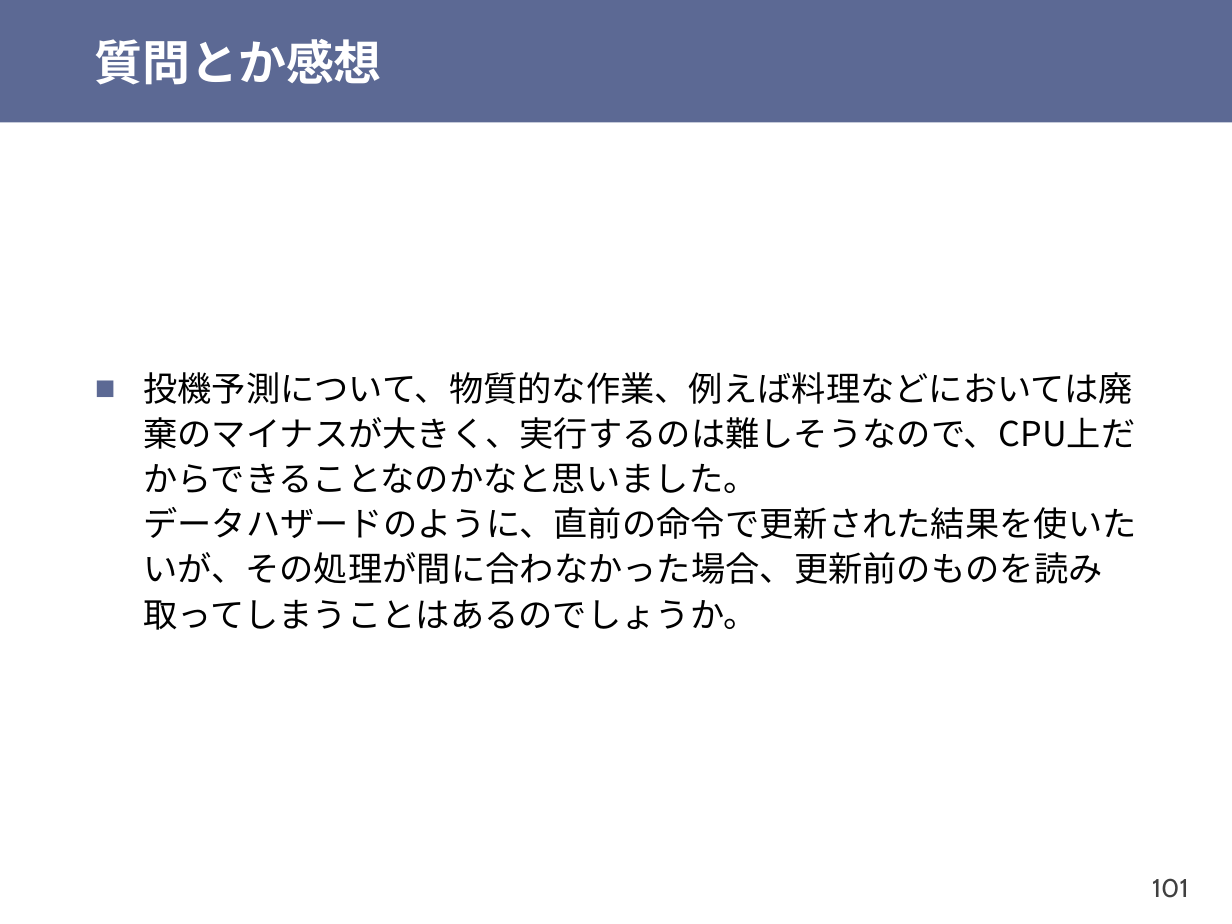
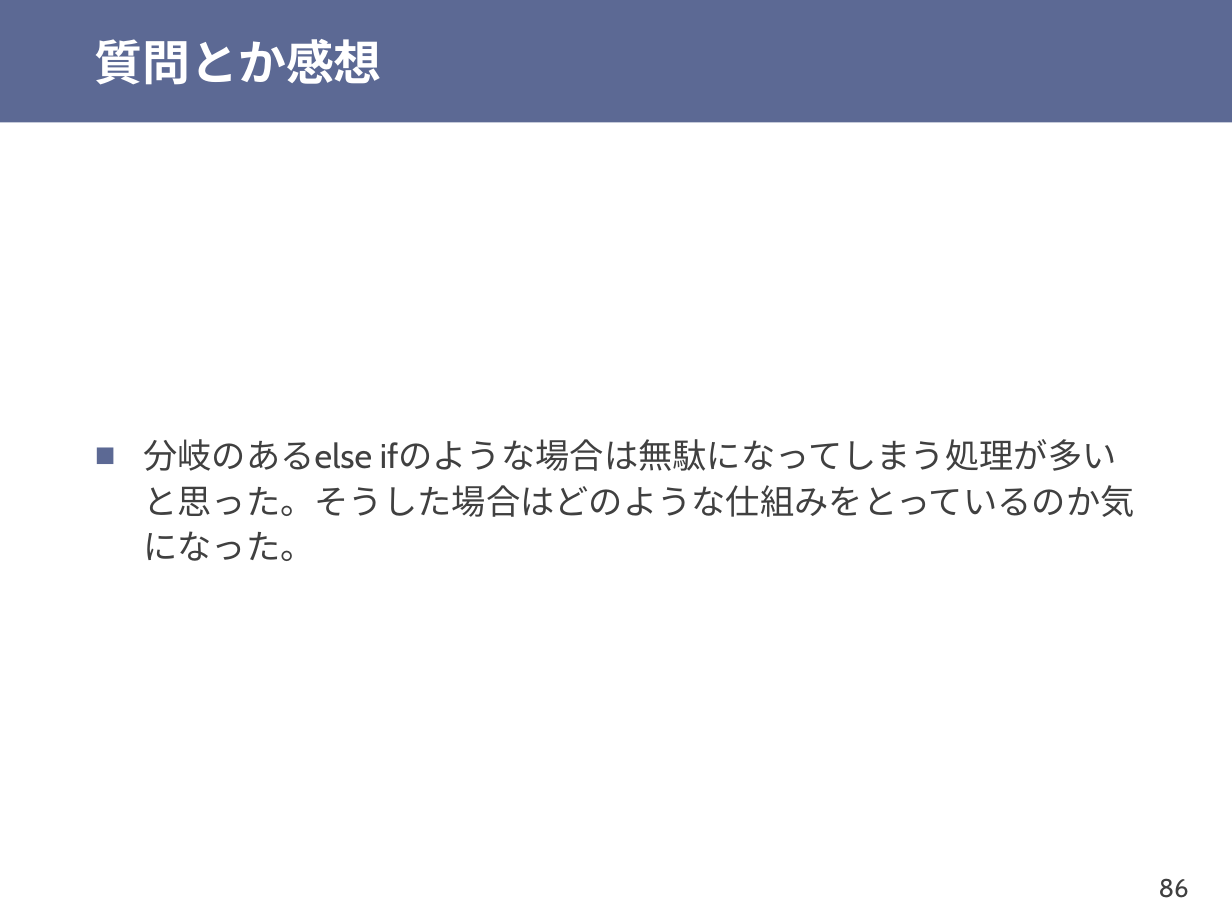
Before and after one commit to shioyadan/otya-computer-architecture-i, a slide deck: slide 86 of cai-shioya-07.pptx (slide 101 before the commit). Drawn at 1232x924 pixels with LibreOffice and Linux fonts; fonts in the diff are those of the drawing. Boxes give left, top, right and bottom in pixels: in the first picture for what was removed or moved away, otherwise in the second. Text is boxed around its words. In the diff, an @@ line names an element or a change of style, - is before the commit and + after.

Commit message:
第7回を更新

```diff
--- a/cai-shioya-07.pptx
+++ b/cai-shioya-07.pptx
@@ text at box(143, 439, 1134, 561): text changed; font Noto Sans CJK JP to Cabin; text colour #000000 to #404040 @@
-■ 投機予測について、物質的な作業、例えば料理などにおいては廃棄のマイナスが大きく、実行するのは難しそうなので、CPU上だからできることなのかなと思いました。
-  データハザードのように、直前の命令で更新された結果を使いたいが、その処理が間に合わなかった場合、更新前のものを読み取ってしまうことはあるのでしょうか。
+■ 分岐のあるelse ifのような場合は無駄になってしまう処理が多いと思った。そうした場合はどのような仕組みをとっているのか気になった。
@@ page number at box(1159, 878, 1189, 898): text changed @@
-101
+86
```
Also in this commit, not shown: 26 other slides changed, 4 slides added, 2 slides removed, 1 other file.
